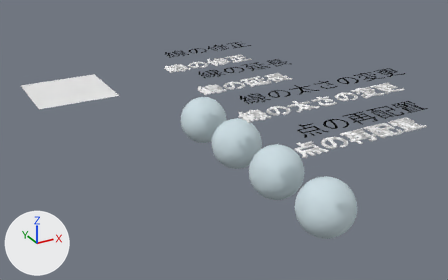
A saved change to the Blender file ManualTracingTool/res/toolbar_image01.blend.
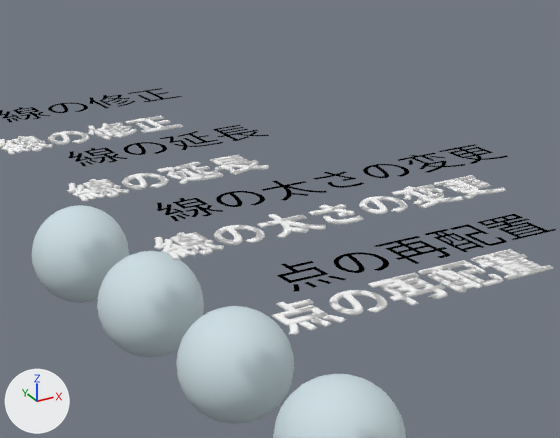
Each version appears first whole from a 50 mm lens placed at (-12.93, -0.68, 6.71), pointed at (-4.3, 15.01, -1.14), and next in a close-up on the part from 37% to 96% of the width and 0% to 74% of the height. The axes (+X, +Y, +Z) are drawn at lower left. The lights are the same throughout. Text is drawn in Blender's own font.

In view in the first close-up: 'Sphere', 'Sphere.001', 'Sphere.002', 'Sphere.003', 'Text', 'Text.001', 'Text.002', 'Text.003', 'Text.004', 'Text.005', 'Text.006', 'Text.007'.
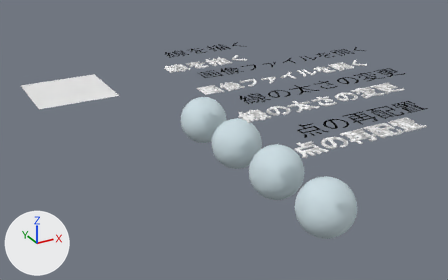
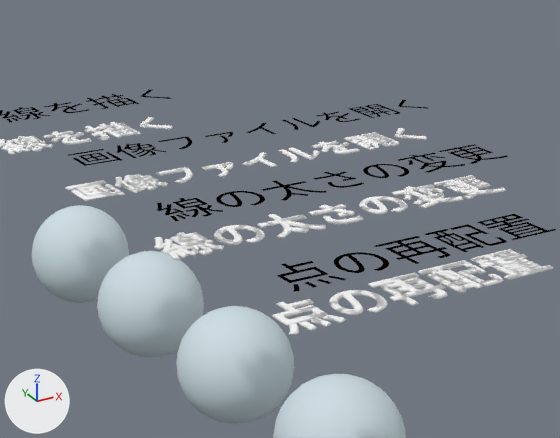
Boxes [x1, y1, x2, y2] around the edits, measured in the close-ups (560 x 438 px):
'Text.001', text changed: before [67, 155, 269, 202]; after [65, 128, 427, 201]
'Text.002', text changed: before [0, 116, 183, 155]; after [0, 117, 173, 155]
'Text.003', text changed: before [68, 125, 269, 166]; after [68, 100, 428, 166]
'Text', text changed: before [0, 88, 182, 122]; after [0, 90, 171, 122]

The change, as a list of edits to the scene's bpy script:
```text
Change txt_text_000:
    txt_text_000.body: '線の修正' -> '線を描く'
Change txt_text_001_edge_001:
    txt_text_001_edge_001.body: '線の延長' -> '画像ファイルを開く'
    add txt_text_001_edge_001.size = 0.9
Change txt_text_000_edge:
    txt_text_000_edge.body: '線の修正' -> '線を描く'
Change txt_text_002:
    txt_text_002.body: '線の延長' -> '画像ファイルを開く'
    add txt_text_002.size = 0.9
```
